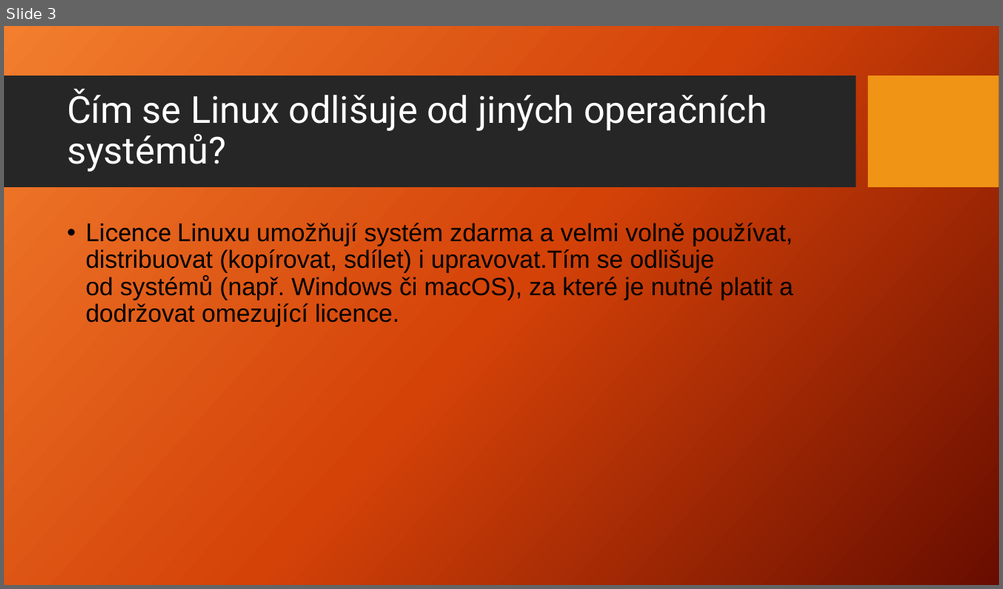
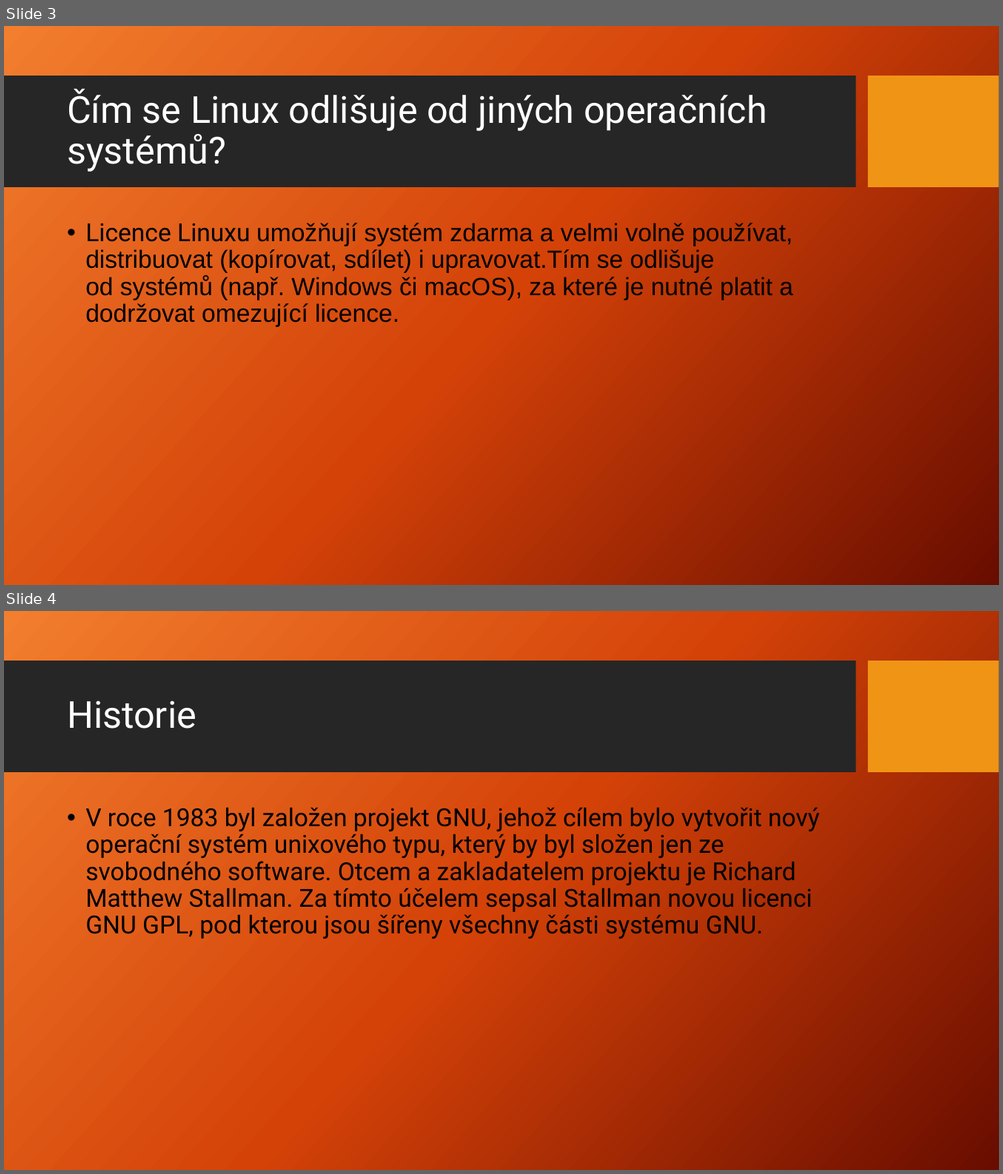
Before and after one commit to Jakub-Benes/Prezentace, a slide deck: Linux.pptx. Shown one above the other, each under a label of ours: slide 3 before the commit, slides 3 and 4 after it. The pictures are 1003x589 and 1003x1174 pixels, drawn with LibreOffice and Linux fonts; fonts in the diff are those of the drawing; background and template pictures are left out. Boxes give left, top, right and bottom in pixels: in the first picture for what was removed or moved away, otherwise in the second. Text is boxed around its words. In the diff, an @@ line names an element or a change of style, - is before the commit and + after.

```diff
--- a/Linux.pptx
+++ b/Linux.pptx
@@ slide 4 added at <box>4,611,999,1170</box>, background picture (left out); not listed: 2 template elements that a slide beside it also shows @@
@@ title added at <box>67,701,196,729</box>, 36 pt, text #FFFFFF @@
+Historie
@@ text added at <box>85,807,819,939</box>, 24 pt, text #000000 @@
+• V roce 1983 byl založen projekt GNU, jehož cílem bylo vytvořit nový operační systém unixového typu, který by byl složen jen ze svobodného software. Otcem a zakladatelem projektu je Richard Matthew Stallman. Za tímto účelem sepsal Stallman novou licenci GNU GPL, pod kterou jsou šířeny všechny části systému GNU.
```
Also in this commit, not shown: 1 slide changed, 1 other slide added, 1 slide removed.
